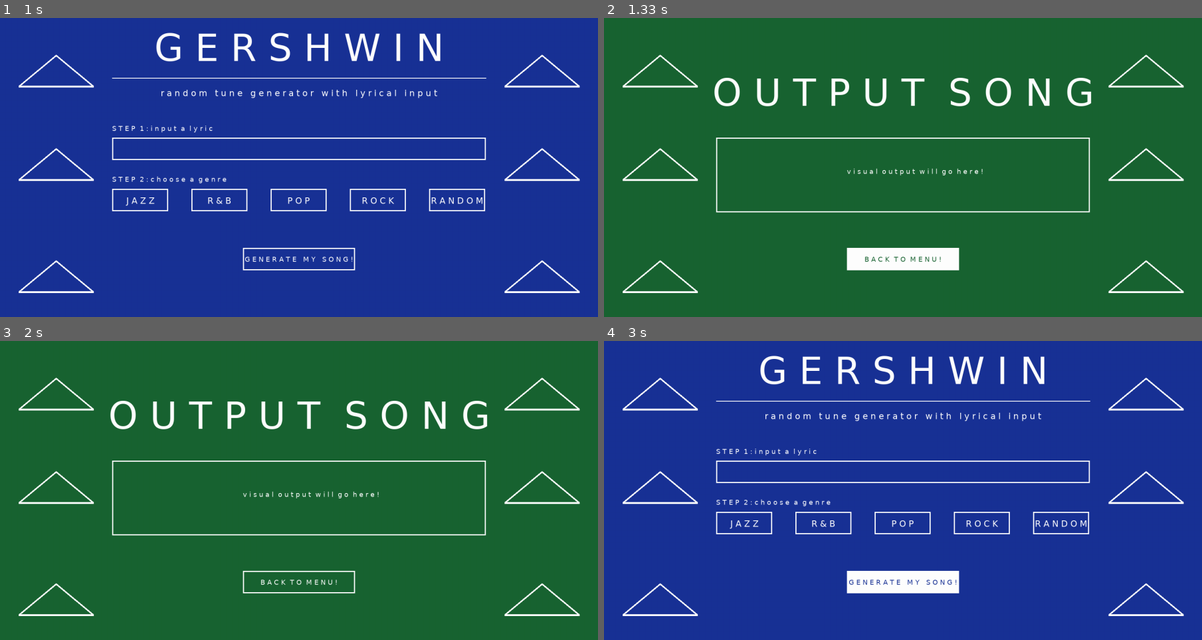
Above: before the commit, frames 1-4 (two rows, left to right).
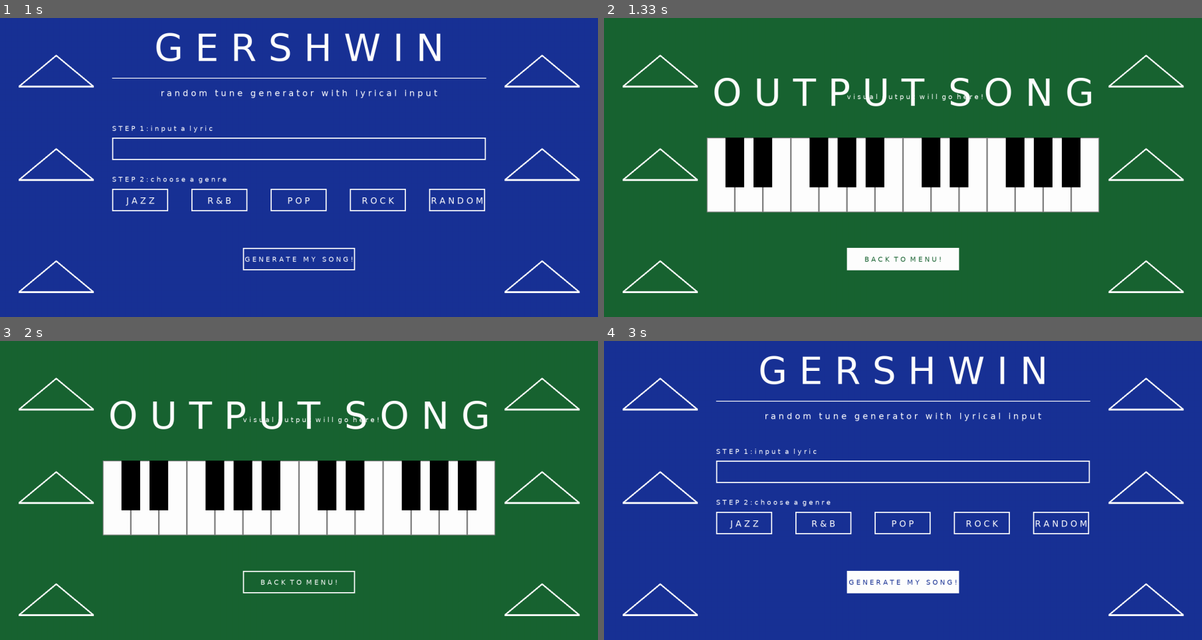
Above: after the commit, the same moments.

Repository: sd19spring/GERSHWIN
Game: pygame game, started from framework.py
Two runs of this game, one before a commit and one after it. Both use one fixed random seed, a clock stepped at 60 frames per second and the inputs below.
Inputs (mouse positions are in pixels of both pictures, inside the frame that each line leads up to):
- Up to frame 1 (1 s): click "J A Z Z" at 0.38 s; click (304, 185) at 0.72 s
- Up to frame 2 (1.33 s): click "G E N E R A T E M Y S O N G !" at 1.05 s
- Up to frame 3 (2 s): click (520, 595) at 1.38 s
- Up to frame 4 (3 s): click "B A C K T O M E N U !" at 2.72 s

Frame 1 is identical in both runs. In frame 2, 17% of the frame differs, in the area x 17-83%, y 25-66%; in frame 3, 17%; in frame 4, nothing differs.

Commit message:
created piano and cleaned up render function

Diff:
--- a/framework.py
+++ b/framework.py
@@ -58,6 +58,89 @@
     draw_geo(s_width-250,350,200,250,screen)
     draw_geo(50,600,200,250,screen)
     draw_geo(s_width-250,600,200,250,screen)
+
+def make_piano(screen):
+    key_w = 75
+    key_l = 200
+    xi = 275
+    key_y = s_height/2.5
+    for x in range(xi,xi+(key_w*14),key_w):
+        pygame.draw.rect(screen,white,[x, key_y,key_w,key_l],0)
+        pygame.draw.rect(screen,grey,[x, key_y,key_w,key_l],2)
+
+    for x in range(int(xi+(key_w/1.5)),int(xi+(key_w*3)-(key_w/2)),key_w):
+        pygame.draw.rect(screen,black,[x,key_y,key_w/1.5, key_l/1.5])
+
+    for x in range(int(xi+(key_w*7)+(key_w/1.5)),int(xi+(key_w*10)-(key_w/1.5)),key_w):
+        pygame.draw.rect(screen,black,[x,key_y,key_w/1.5, key_l/1.5])
+
+    for x in range(int(xi+(key_w*3)+(key_w/1.5)),int(xi+(key_w*7)-(key_w/1.5)),key_w):
+        pygame.draw.rect(screen,black,[x,key_y,key_w/1.5, key_l/1.5])
+
+    for x in range(int(xi+(key_w*10)+(key_w/1.5)),int(xi+(key_w*14)-(key_w/1.5)),key_w):
+        pygame.draw.rect(screen,black,[x,key_y,key_w/1.5, key_l/1.5])
+
+def title_desc(screen):
+    #creating title
+    title = bigfont.render('G E R S H W I N', True, white)
+    text_rect = title.get_rect(center=(s_width/2, s_height/10))
+    screen.blit(title,text_rect)
+
+    #create line
+    pygame.draw.line(screen,white, (300, s_height/5), (s_width-300, s_height/5), 2)
+
+    #description text
+    desc = medfont.render('r a n d o m   t u n e   g e n e r a t o r   w i t h   l y r i c a l   i n p u t', True, white)
+    desc_rect = desc.get_rect(center=(s_width/2, s_height/4))
+    screen.blit(desc,desc_rect)
+
+def step1(a,b,screen):
+
+    if a > 300 and a < 1300 and b > (s_height/2.5) and b < (s_height/2.5)+60:
+        pygame.draw.rect(screen,white,[300, s_height/2.5,1000,60],0)
+
+    else:
+        pygame.draw.rect(screen,white,[300, s_height/2.5,1000,60],3)
+
+    step1 = smallfont.render('S T E P  1 : i n p u t  a  l y r i c', True, white)
+    screen.blit(step1,(300,s_height/2.8))
+
+def step2(a,b,screen):
+    ran = list(range(300, s_width-300, 212))
+
+    for x in range(0,len(g_list)):
+        genre = medfont.render(g_list[x], True, white)
+        genre_rect = genre.get_rect(center=(ran[x]+75, s_height/1.64))
+        screen.blit(genre,genre_rect)
+
+        #step 2
+        #x = 0, 1...
+        #i = 300, 512...
+        #212x+300=i -> (i-300)/212 = x
+    for i in ran:
+        if a>i and a<i+150 and b>(s_height/1.75) and b < (s_height/1.75)+60:
+            pygame.draw.rect(screen,white,[i, s_height/1.75, 150, 60],0)
+            x = int((i-300)/212)
+            genre = medfont.render(g_list[x], True, darkblue)
+            genre_rect = genre.get_rect(center=(ran[x]+75, s_height/1.64))
+            screen.blit(genre,genre_rect)
+        else:
+            pygame.draw.rect(screen,white,[i, s_height/1.75, 150, 60], 3)
+
+    step2 = smallfont.render('S T E P  2 : c h o o s e  a  g e n r e', True, white)
+    screen.blit(step2,(300, s_height/1.9))
+
+def step3(a,b,screen):
+        #step 3
+    if a > 650 and a < 950 and b > (s_height/1.3) and b < (s_height/1.3)+60:
+        pygame.draw.rect(screen,white,[650, s_height/1.3,300,60],0)
+        step3 = smallfont.render('G E N E R A T E   M Y   S O N G !', True, darkblue)
+    else:
+        pygame.draw.rect(screen,white,[650, s_height/1.3,300,60],3)
+        step3 = smallfont.render('G E N E R A T E   M Y   S O N G !', True, white)
+    s3_rect = step3.get_rect(center=(s_width/2, s_height/1.24))
+    screen.blit(step3,s3_rect)
+
 #-----------------------------------------
 
 def check_quit(events):
@@ -120,61 +203,18 @@
         #create black screen
         screen.fill(darkblue)
 
-        #creating title
-        title = bigfont.render('G E R S H W I N', True, white)
-        text_rect = title.get_rect(center=(s_width/2, s_height/10))
-        screen.blit(title,text_rect)
-
-        #create line
-        pygame.draw.line(screen,white, (300, s_height/5), (s_width-300, s_height/5), 2)
-
-        #description text
-        desc = medfont.render('r a n d o m   t u n e   g e n e r a t o r   w i t h   l y r i c a l   i n p u t', True, white)
-        desc_rect = desc.get_rect(center=(s_width/2, s_height/4))
-        screen.blit(desc,desc_rect)
-        ran = list(range(300, s_width-300, 212))
-
+        #creating title, line, description
+        title_desc(screen)
+
+        #setting position pos
         (a, b) = pygame.mouse.get_pos()
-        #step 1
-        if a > 300 and a < 1300 and b > (s_height/2.5) and b < (s_height/2.5)+60:
-            pygame.draw.rect(screen,white,[300, s_height/2.5,1000,60],0)
-
-        else:
-            pygame.draw.rect(screen,white,[300, s_height/2.5,1000,60],3)
-
-        for x in range(0,len(g_list)):
-                    genre = medfont.render(g_list[x], True, white)
-                    genre_rect = genre.get_rect(center=(ran[x]+75, s_height/1.64))
-                    screen.blit(genre,genre_rect)
-        step1 = smallfont.render('S T E P  1 : i n p u t  a  l y r i c', True, white)
-        screen.blit(step1,(300,s_height/2.8))
-
-        #step 2
-        #x = 0, 1...
-        #i = 300, 512...
-        #212x+300=i -> (i-300)/212 = x
-        for i in ran:
-            if a>i and a<i+150 and b>(s_height/1.75) and b < (s_height/1.75)+60:
-                pygame.draw.rect(screen,white,[i, s_height/1.75, 150, 60],0)
-                x = int((i-300)/212)
-                genre = medfont.render(g_list[x], True, darkblue)
-                genre_rect = genre.get_rect(center=(ran[x]+75, s_height/1.64))
-                screen.blit(genre,genre_rect)
-            else:
-                pygame.draw.rect(screen,white,[i, s_height/1.75, 150, 60], 3)
-
-        step2 = smallfont.render('S T E P  2 : c h o o s e  a  g e n r e', True, white)
-        screen.blit(step2,(300, s_height/1.9))
-
-        #step 3
-        if a > 650 and a < 950 and b > (s_height/1.3) and b < (s_height/1.3)+60:
-            pygame.draw.rect(screen,white,[650, s_height/1.3,300,60],0)
-            step3 = smallfont.render('G E N E R A T E   M Y   S O N G !', True, darkblue)
-        else:
-            pygame.draw.rect(screen,white,[650, s_height/1.3,300,60],3)
-            step3 = smallfont.render('G E N E R A T E   M Y   S O N G !', True, white)
-        s3_rect = step3.get_rect(center=(s_width/2, s_height/1.24))
-        screen.blit(step3,s3_rect)
+
+        #lyric input
+        step1(a,b,screen)
+        #genre choice
+        step2(a,b,screen)
+        #generate my song button
+        step3(a,b,screen)
 
         #geometric points
         make_shapes(screen)
@@ -220,9 +260,15 @@
 
         make_shapes(screen)
 
-        pygame.draw.rect(screen,white,[300, s_height/2.5,1000,200],3)
+
+        #pygame.draw.rect(screen,white,[300, s_height/2.5,1000,200],3)
+
+        #creating piano
+        make_piano(screen)
+
+
         out = smallfont.render('v i s u a l  o u t p u t  w i l l  g o  h e r e !', True, white)
-        screen.blit(out,(650,s_height/2))
+        screen.blit(out,(650,s_height/4))
 
 class Button():
     '''
